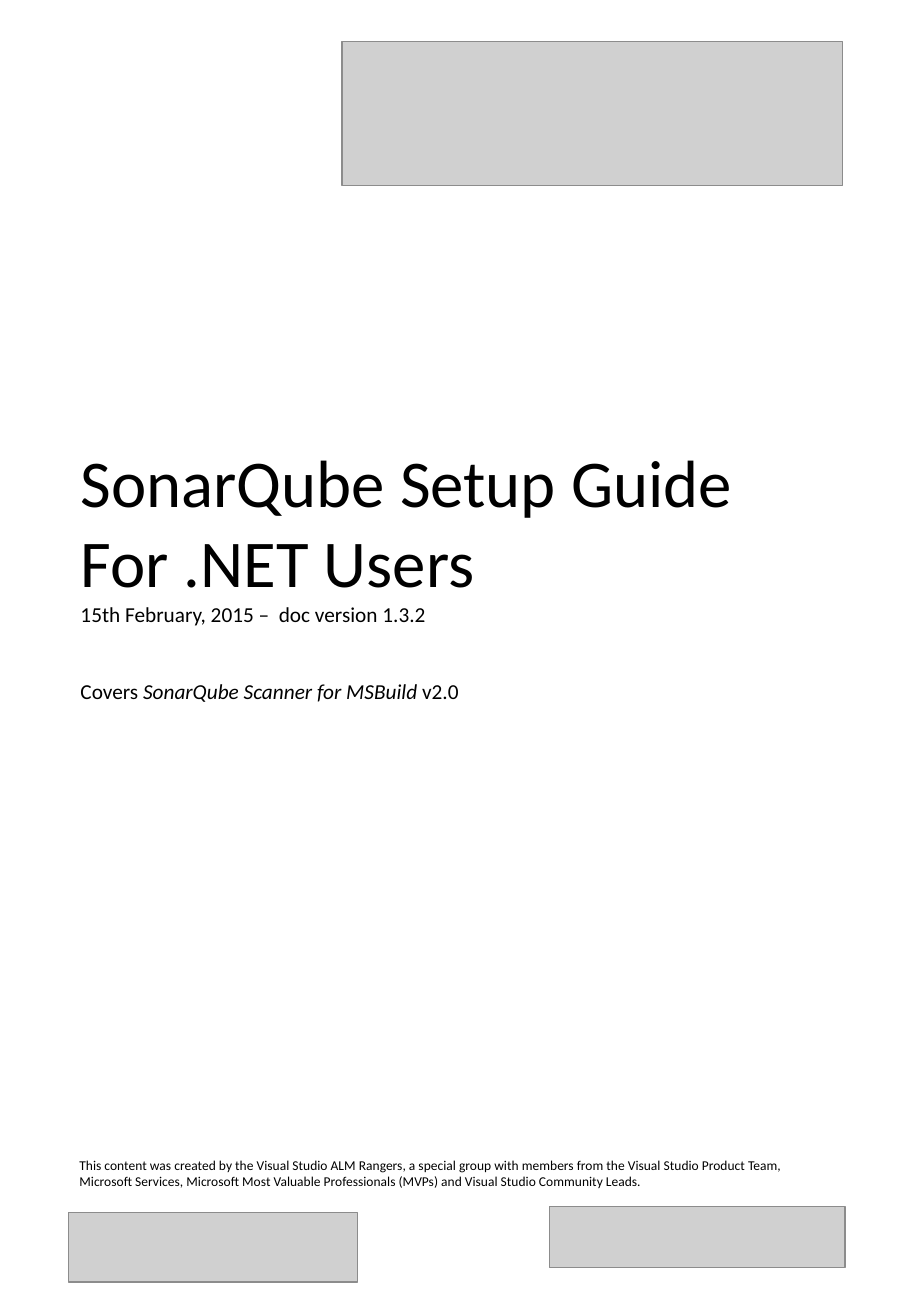
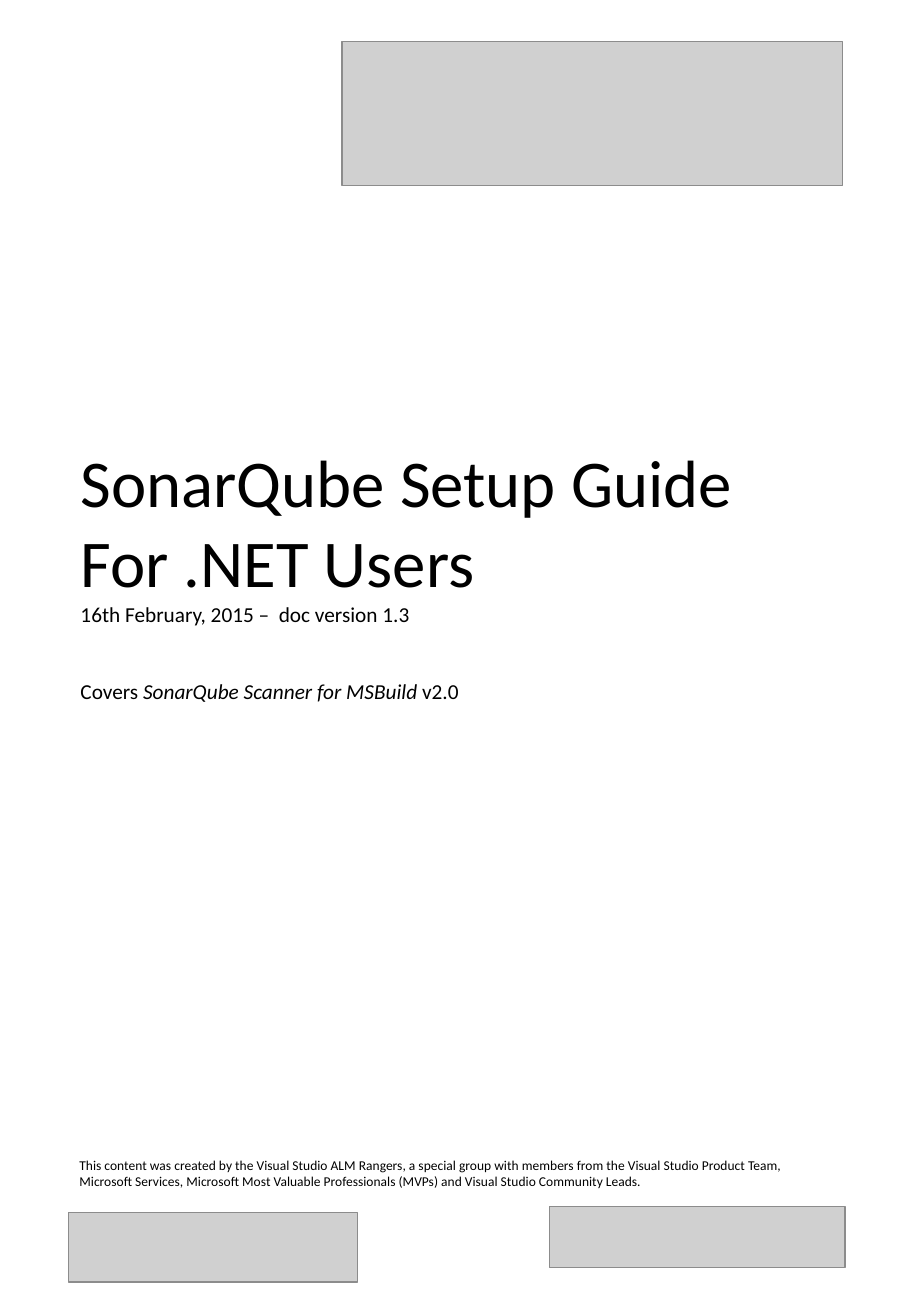
Before and after one commit to SonarSource/sonar-.net-documentation, a slide deck: slide 1 of cover.pptx. Drawn at 911x1316 pixels with LibreOffice and Linux fonts; fonts in the diff are those of the drawing; grey boxes stand for pictures. Boxes give left, top, right and bottom in pixels: in the first picture for what was removed or moved away, otherwise in the second. Text is boxed around its words. In the diff, an @@ line names an element or a change of style, - is before the commit and + after.

```diff
--- a/cover.pptx
+++ b/cover.pptx
@@ title at [80,460,732,702]: text changed @@
-SonarQube Setup Guide For .NET Users
-15th February, 2015 – doc version 1.3.2
-Covers SonarQube Scanner for MSBuild v2.0
+SonarQube Setup Guide For .NET Users
+16th February, 2015 – doc version 1.3
+Covers SonarQube Scanner for MSBuild v2.0
```
Also in this commit, not shown: 1 other file.
